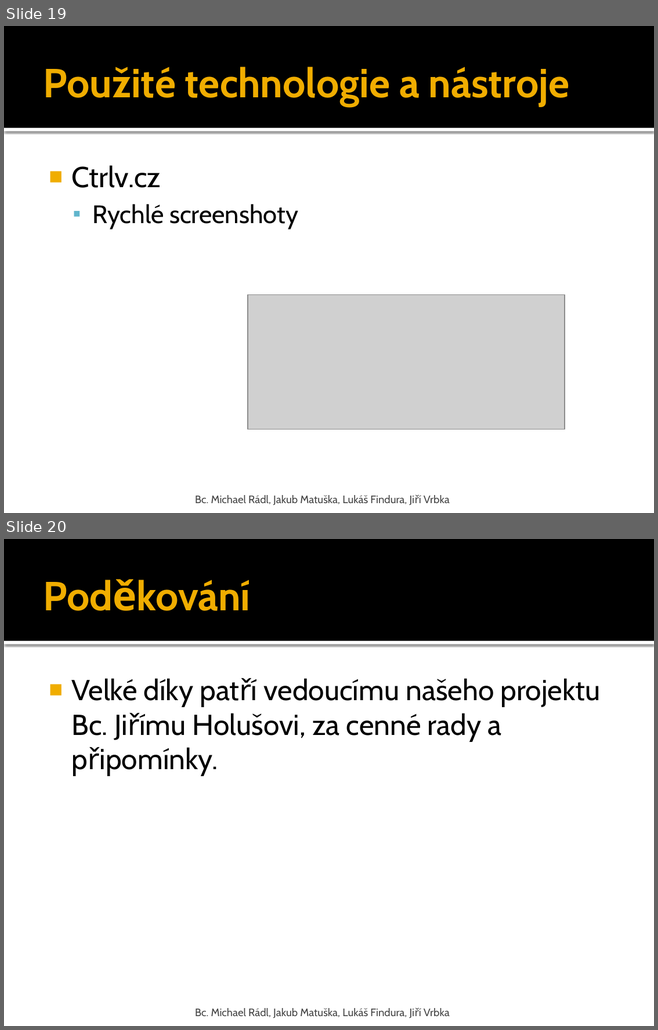
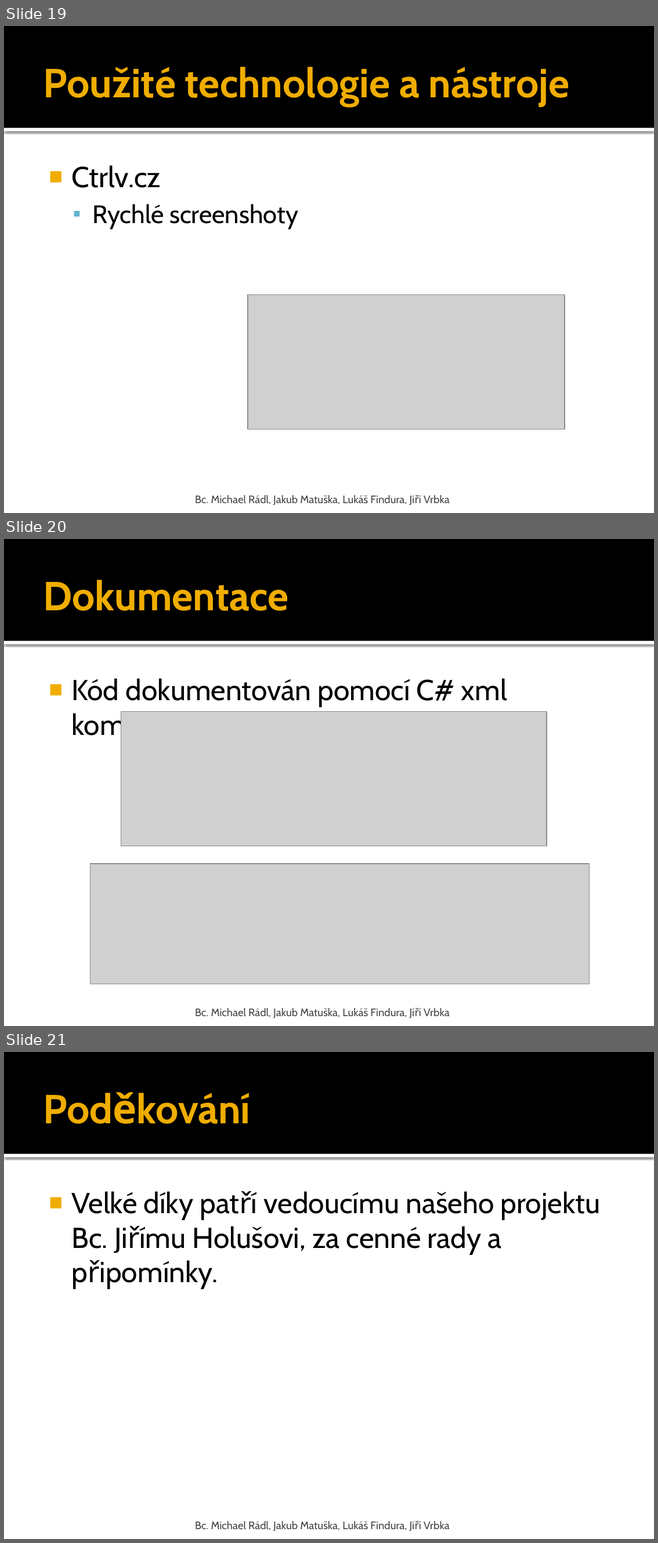
Before and after one commit to matragorn/PV138_RSS_reader, a slide deck: prezentace.pptx. Shown one above the other, each under a label of ours: slides 19 and 20 before the commit, slides 19, 20 and 21 after it. The pictures are 658x1030 and 658x1543 pixels, drawn with LibreOffice and Linux fonts; fonts in the diff are those of the drawing; grey boxes stand for pictures. Boxes give left, top, right and bottom in pixels: in the first picture for what was removed or moved away, otherwise in the second. Text is boxed around its words. In the diff, an @@ line names an element or a change of style, - is before the commit and + after.

```diff
--- a/prezentace.pptx
+++ b/prezentace.pptx
@@ slide 20 added at (4,539,654,1026), background #FFFFFF; not listed: 2 template elements that a slide beside it also shows @@
@@ title added at (43,580,288,611), 45 pt, text #F0AD00, bold @@
+Dokumentace
@@ text added at (71,678,507,741), 32 pt, text #000000 @@
+■ Kód dokumentován pomocí C# xml komentářů
@@ picture added at (121,712,546,846) @@
@@ picture added at (90,864,589,984) @@
@@ text added at (195,1008,449,1018), 12 pt, text #454545 @@
+Bc. Michael Rádl, Jakub Matuška, Lukáš Findura, Jiří Vrbka
@@ what was slide 20 is now slide 21 @@
```
Also in this commit, not shown: 3 other files.
